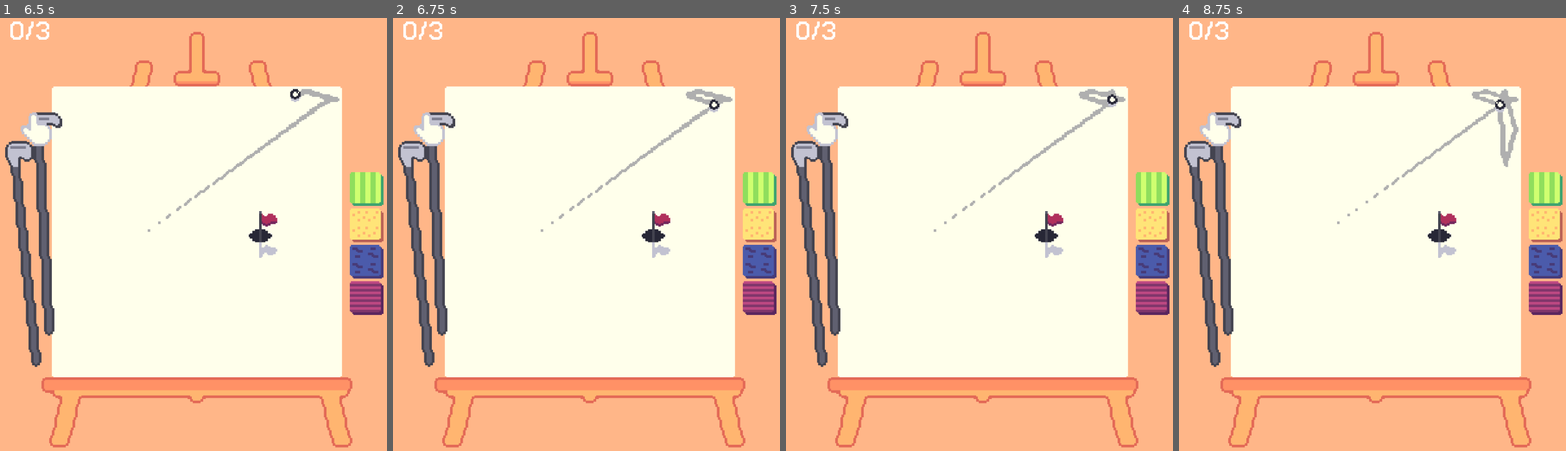
Above: before the commit, frames 1-4 (left to right).
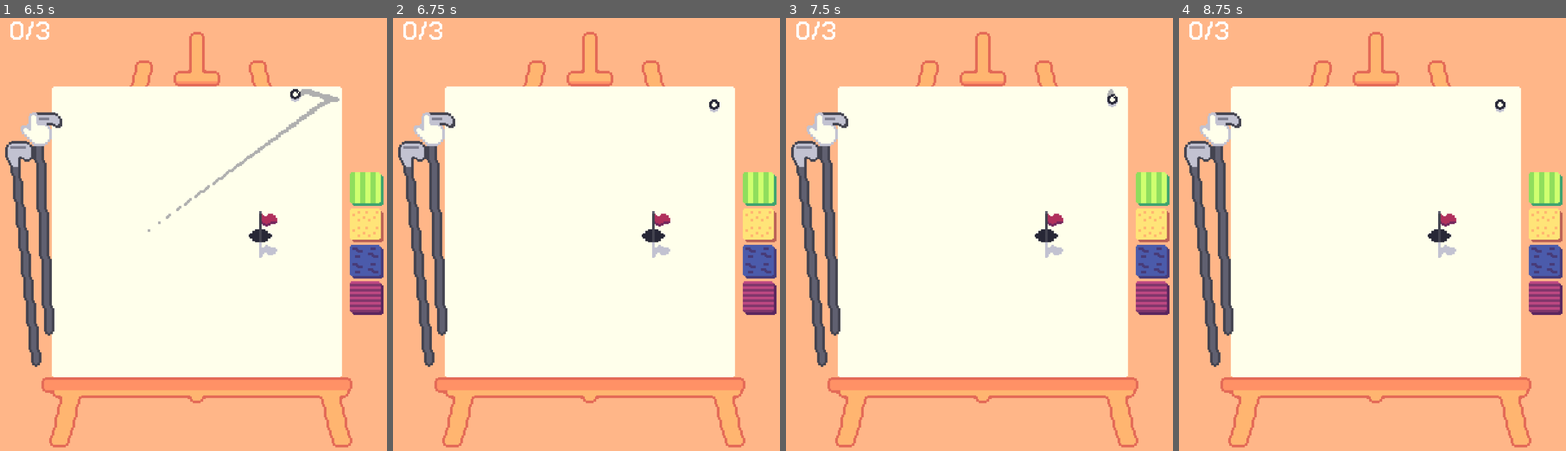
Above: after the commit, the same moments.

Repository: Pojemnik/golfech
Game: Godot game, scene res://scenes/main.tscn
Two runs of this game, one before a commit and one after it. Both use one fixed random seed, a clock stepped at 60 frames per second and the inputs below.
Inputs (mouse positions are in pixels of both pictures, inside the frame that each line leads up to):
- Up to frame 1 (6.5 s): click (27, 251) at 0.5 s; click (46, 221) at 1.25 s; click (27, 251) at 2 s; click (46, 221) at 2.75 s; click (27, 251) at 3.5 s; click (46, 221) at 4.25 s; tap Enter at 5 s; move the mouse to (282, 217) at 5.02 s; press the mouse at (282, 217) at 5.03 s; tap R (restart_level) at 5.75 s; move the mouse to (119, 260) at 5.77 s; release the mouse at (119, 260) at 5.78 s; click (119, 260) at 5.85 s
- Up to frame 2 (6.75 s): tap R (restart_level) at 6.5 s; move the mouse to (629, 139) at 6.52 s; press the mouse at (629, 139) at 6.53 s
- Up to frame 3 (7.5 s): tap R (restart_level) at 7.25 s; move the mouse to (964, 329) at 7.27 s; release the mouse at (964, 329) at 7.28 s; click (964, 329) at 7.35 s
- Up to frame 4 (8.75 s): move the mouse to (1492, 308) at 8.02 s; press the mouse at (1492, 308) at 8.03 s; tap R (restart_level) at 8.65 s

Frame 1 is identical in both runs. In frame 2, 0.6% of the frame differs, in the area x 38-88%, y 16-50%; in frame 3, 0.6%; in frame 4, 0.9%, in the area x 40-88%, y 16-48%.

Commit message:
Trail reset

Diff:
--- a/scripts/ball.gd
+++ b/scripts/ball.gd
@@ -5,6 +5,8 @@
 @export var height_ratio: float;
 @export var max_height_diff: float;
 @export var max_rolling_speed: float;
+
+signal restart
 
 var start_vector = null;
 var current_vector = Vector2.ZERO;
@@ -15,6 +17,7 @@
 var ball_sprite: Sprite2D;
 
 func respawn() -> void:
+	restart.emit()
 	teleport(spawnpoint.position)
 	stop();
 	teleported = false;
--- a/scripts/ball_trail.gd
+++ b/scripts/ball_trail.gd
@@ -4,8 +4,12 @@
 
 var ball: Sprite2D;
 
+func remove_trail():
+	points = []
+
 func _ready() -> void:
 	ball = $"../Ball/Ball";
+	ball.get_parent().restart.connect(remove_trail)
 
 func _physics_process(delta: float) -> void:
 	var pos = to_local(ball.global_position);
